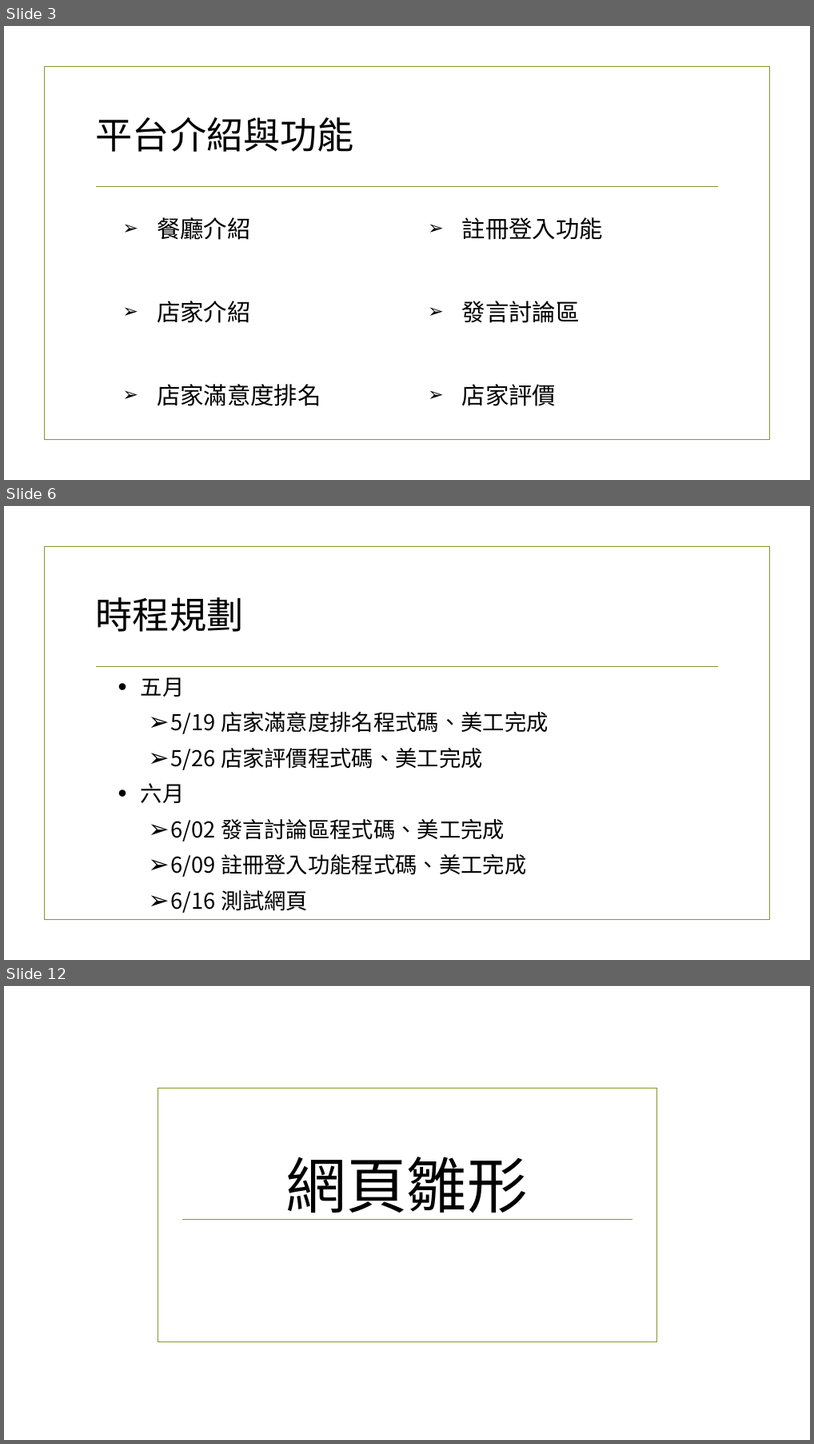
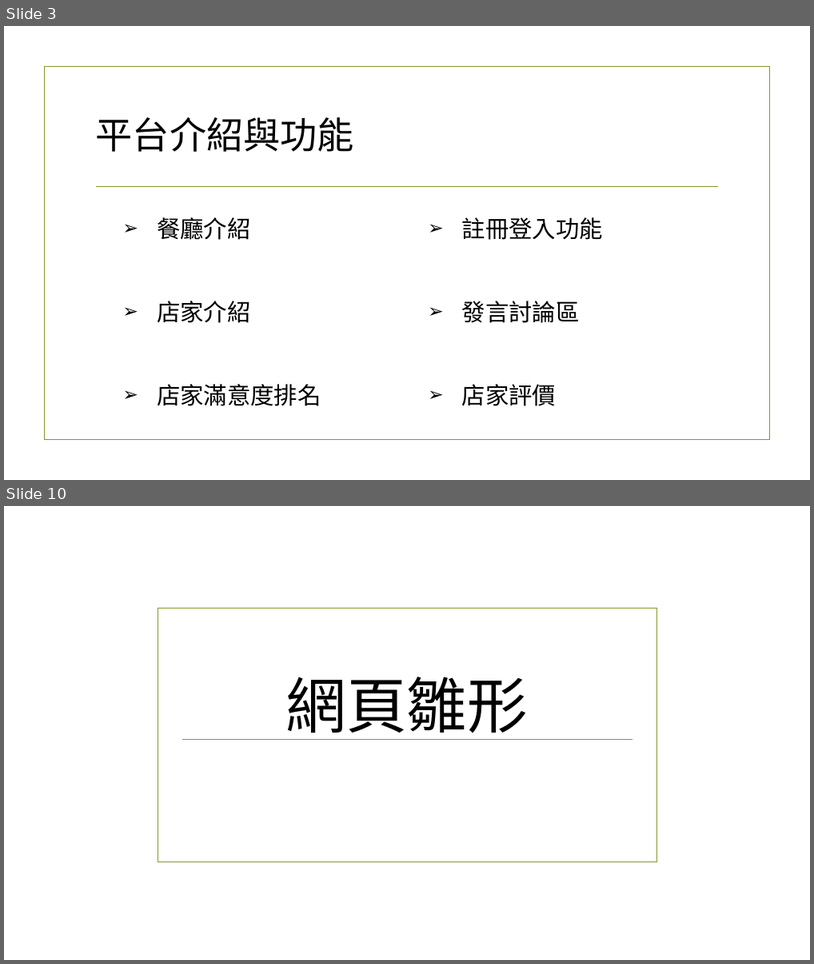
Before and after one commit to NTUST/Team-8, a slide deck: YUMMY-NTUST.pptx. Shown one above the other, each under a label of ours: slides 3, 6 and 12 before the commit, slides 3 and 10 after it; the slides between them are not shown. The pictures are 814x1444 and 814x964 pixels, drawn with LibreOffice and Linux fonts; fonts in the diff are those of the drawing; background and template pictures are left out. Boxes give left, top, right and bottom in pixels: in the first picture for what was removed or moved away, otherwise in the second. Text is boxed around its words. In the diff, an @@ line names an element or a change of style, - is before the commit and + after.

```diff
--- a/YUMMY-NTUST.pptx
+++ b/YUMMY-NTUST.pptx
@@ slide 6 removed at <box>4,506,810,960</box>, background picture (left out); not listed: 2 template elements that a slide beside it also shows @@
@@ title removed at <box>96,597,244,632</box> @@
-時程規劃
@@ text removed at <box>141,677,549,912</box> @@
-  • 五月
-    ➢ 5/19 店家滿意度排名程式碼、美工完成
-    ➢ 5/26 店家評價程式碼、美工完成
-  • 六月
-    ➢ 6/02 發言討論區程式碼、美工完成
-    ➢ 6/09 註冊登入功能程式碼、美工完成
-    ➢ 6/16 測試網頁
@@ what was slide 12 is now slide 10 @@
```
Also in this commit, not shown: 6 slides changed, 1 other slide removed.
